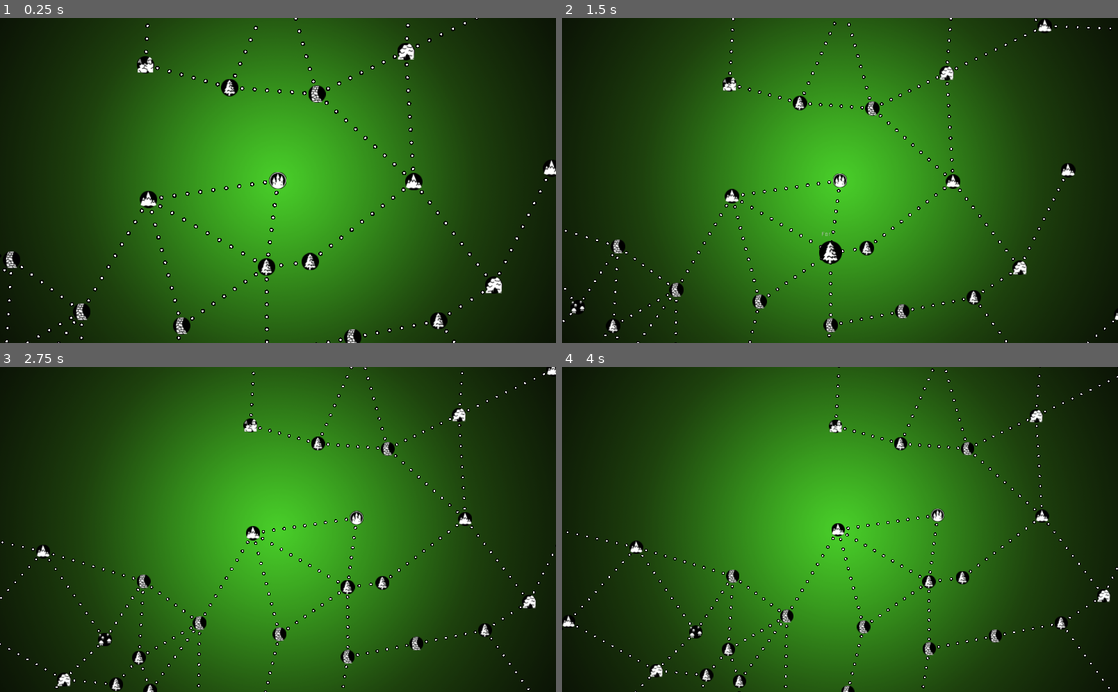
Above: before the commit, frames 1-4 (two rows, left to right).
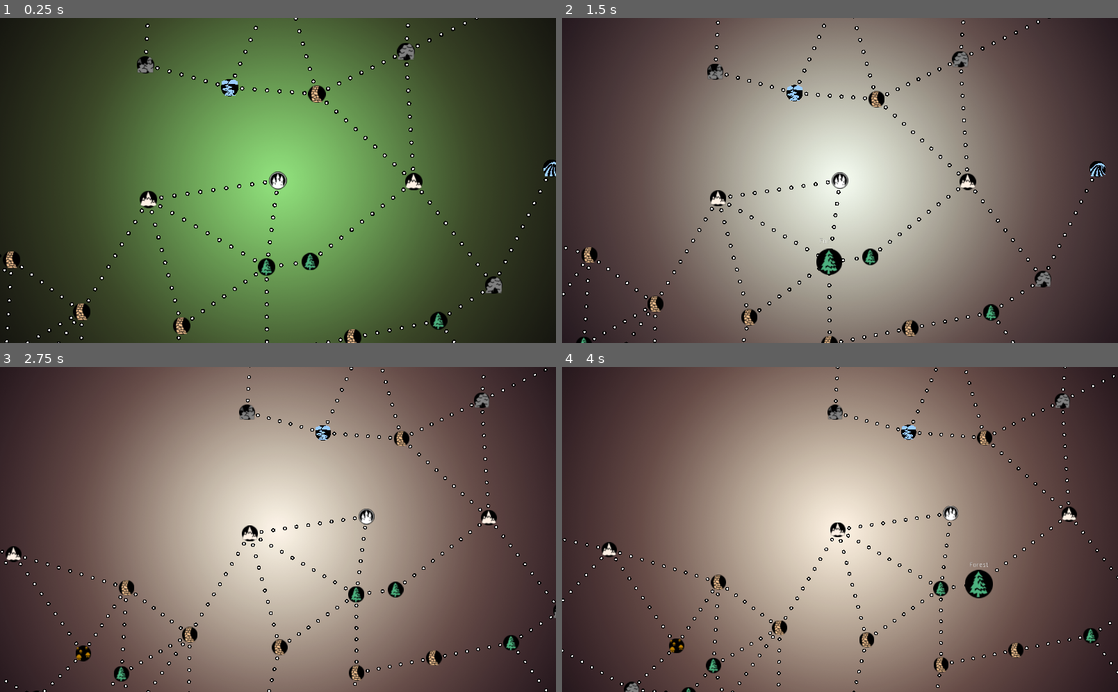
Above: after the commit, the same moments.

Repository: JRHard771/Fare
Game: Godot game, scene res://WorldMap.tscn
Same seed, same stepped clock (60 frames per second), same inputs: the game is played once before the commit and once after it.
Inputs (mouse positions are in pixels of both pictures, inside the frame that each line leads up to):
- Up to frame 1 (0.25 s): no input
- Up to frame 2 (1.5 s): hold = (zoom_in) 0.53-1.28 s; tap - (zoom_out) at 0.8, 1.35 s; move the mouse to (828, 261) at 1.27 s
- Up to frame 3 (2.75 s): tap = (zoom_in) at 1.55 s; move the mouse to (161, 545) at 2.02 s; press the mouse at (161, 545) at 2.03 s; tap - (zoom_out) at 2.3 s
- Up to frame 4 (4 s): move the mouse to (912, 656) at 2.77 s; release the mouse at (912, 656) at 2.78 s; tap = (zoom_in) at 2.85 s; move the mouse to (973, 584) at 3.52 s; hold - (zoom_out) from 3.53 s (still down)

The runs differ from the first frame. In frame 1, 73% of the frame differs, in the area x 1-100%, y 0-100%; in frame 2, 100%; in frame 3, 100%; in frame 4, 100%, in the area x 0-100%, y 0-100%.

Commit message:
Color effects and camera interpolation

Diff:
--- a/Camera2D.gd
+++ b/Camera2D.gd
@@ -1,6 +1,7 @@
 extends Camera2D
 
 onready var dest = position
+var zoom_dest = zoom
 
 # Called when the node enters the scene tree for the first time.
 func _ready():
@@ -12,18 +13,20 @@
 	return vector
 
 func _process(delta):
+	var vinny = get_node("Vignette")
 	position = position.linear_interpolate(dest, delta * 2)
+	zoom = zoom.linear_interpolate(zoom_dest, delta * 2)
+	vinny.scale = zoom
 
 func _input(event):
-	var vinny = get_node("Vignette")
 	if event.is_action_pressed("zoom_in"):
-		zoom -= Vector2(0.1, 0.1)
+		zoom_dest -= Vector2(0.1, 0.1)
 	if event.is_action_pressed("zoom_out"):
-		zoom += Vector2(0.15, 0.15)
-	if zoom.x < 0.3:
-		zoom = Vector2(0.3, 0.3)
-	zoom = zoom.clamped(3.0)
-	vinny.scale = zoom
+		zoom_dest += Vector2(0.15, 0.15)
+	if zoom_dest.x < 0.3:
+		zoom_dest = Vector2(0.3, 0.3)
+	zoom_dest = zoom_dest.clamped(3.0)
 
 func go_to_player():
 	dest = Player.location.position
+	zoom_dest = Vector2(1, 1)
--- a/MapNode.gd
+++ b/MapNode.gd
@@ -27,15 +27,16 @@
 	if node.exits.find(self) == -1:
 		node.exits.append(self)
 
+func set_terrain(t, tdict):
+	type = t
+	var sprite = get_node("Sprite")
+	sprite.texture = tdict['image']
+	sprite.self_modulate = tdict['color']
+	set_label(t.capitalize())
+
 func set_label(text):
 	var label = get_node("CenterContainer/Label")
 	label.text = text
-
-func set_texture(resource, set_scale=0.0625):
-	var sprite = get_node("Sprite")
-	sprite.texture = resource
-	sprite.scale.x = set_scale
-	sprite.scale.y = set_scale
 
 func _on_mouse_entered():
 	selected = true
--- a/MapNodeTree.gd
+++ b/MapNodeTree.gd
@@ -5,43 +5,63 @@
 var terrain = {
 	dungeon = {
 		pad = pow(160, 2),
-		image = preload("res://sprites/map/castle-ruins.png")
+		image = preload("res://sprites/map/castle-ruins.png"),
+		color = Color(0.5, 0.5, 0.5)
 		},
 	city = {
 		pad = pow(160, 2),
-		image = preload("res://sprites/map/castle.png")
+		image = preload("res://sprites/map/castle.png"),
+		color = Color(1.0, 1.0, 1.0)
 		},
 	cave = {
 		pad = pow(120, 2),
-		image = preload("res://sprites/map/cave-entrance.png")
+		image = preload("res://sprites/map/cave-entrance.png"),
+		color = Color(0.5, 0.5, 0.5)
+		},
+	village = {
+		pad = pow(80, 2),
+		image = preload("res://sprites/map/huts-village.png"),
+		color = Color(0.75, 0.5, 0.0)
+		},
+	mountain = {
+		pad = pow(240, 2),
+		image = preload("res://sprites/map/peaks.png"),
+		color = Color(1.0, 0.95, 0.9)
+		},
+	forest = {
+		pad = pow(80, 2),
+		image = preload("res://sprites/map/pine-tree.png"),
+		color = Color(0.3, 0.7, 0.5)
+		},
+	marker = {
+		pad = pow(80, 2),
+		image = preload("res://sprites/map/position-marker.png"),
+		color = Color(1.0, 1.0, 1.0)
+		},
+	road = {
+		pad = pow(160, 2),
+		image = preload("res://sprites/map/stone-path.png"),
+		color = Color(1.0, 0.8, 0.6)
+		},
+	ocean = {
+		pad = pow(240, 2),
+		image = preload("res://sprites/map/big-wave.png"),
+		color = Color(0.6, 0.8, 1.0)
+		},
+	river = {
+		pad = pow(80, 2),
+		image = preload("res://sprites/map/river.png"),
+		color = Color(0.6, 0.8, 1.0)
 		},
 	door = {
 		pad = pow(80, 2),
-		image = preload("res://sprites/map/exit-door.png")
-		},
-	village = {
-		pad = pow(80, 2),
-		image = preload("res://sprites/map/huts-village.png")
-		},
-	mountain = {
-		pad = pow(240, 2),
-		image = preload("res://sprites/map/peaks.png")
-		},
-	forest = {
-		pad = pow(80, 2),
-		image = preload("res://sprites/map/pine-tree.png")
-		},
-	marker = {
-		pad = pow(80, 2),
-		image = preload("res://sprites/map/position-marker.png")
-		},
-	road = {
-		pad = pow(160, 2),
-		image = preload("res://sprites/map/stone-path.png")
+		image = preload("res://sprites/map/exit-door.png"),
+		color = Color(0.75, 0.5, 0.0)
 		},
 	room = {
 		pad = pow(80, 2),
-		image = preload("res://sprites/map/stone-sphere.png")
+		image = preload("res://sprites/map/stone-sphere.png"),
+		color = Color(0.5, 0.5, 0.5)
 		}
 	}
 
@@ -86,10 +106,9 @@
 	if check_spawn(parent.position + edge, type):
 		var new_node = MapNode.instance()
 		new_node.position = parent.position + edge
-		new_node.type = type
-		new_node.set_texture(terrain[type]['image'])
-		new_node.set_label(type.capitalize())
+		new_node.set_terrain(type, terrain[type])
 		new_node.add_to_group('MapNodes')
+		new_node.add_to_group(type)
 		new_node.add_to_group('Open Nodes')
 		add_child(new_node)
 		add_path(parent, new_node)
@@ -101,10 +120,9 @@
 			if check_spawn(parent.position + edge, type):
 				var new_node = MapNode.instance()
 				new_node.position = parent.position + edge
-				new_node.type = type
-				new_node.set_texture(terrain[type]['image'])
-				new_node.set_label(type.capitalize())
+				new_node.set_terrain(type, terrain[type])
 				new_node.add_to_group('MapNodes')
+				new_node.add_to_group(type)
 				new_node.add_to_group('Open Nodes')
 				add_child(new_node)
 				add_path(parent, new_node)
@@ -132,15 +150,38 @@
 		n.remove_child(ray)
 	ray.free()
 
+func generate_rivers():
+	for n in get_tree().get_nodes_in_group('mountain'):
+		var node = null
+		for o in n.exits:
+			if o.type == 'forest' and randi()%5 == 0:
+				node = o
+				break
+		if node:
+			var run = true
+			while run:
+				node.set_terrain('river', terrain['river'])
+				node.remove_from_group('forest')
+				node.add_to_group('river')
+				run = false
+				for x in node.exits:
+					if x.type == 'forest':
+						run = true
+						node = x
+						break
+		if n.exits.size() == 1:
+			n.set_terrain('ocean', terrain['ocean'])
+			n.remove_from_group('mountain')
+			n.add_to_group('ocean')
+
 # Called when the node enters the scene tree for the first time.
 func _ready():
 	randomize()
 	var root = MapNode.instance()
 	root.position = Vector2(0, 0)
-	root.type = 'city'
-	root.set_texture(terrain['city']['image'])
-	root.set_label('City')
+	root.set_terrain('city', terrain['city'])
 	root.add_to_group('MapNodes')
+	root.add_to_group('city')
 	add_child(root)
 	Player.location = root
 	populate(root)
@@ -149,3 +190,4 @@
 		for n in nodes:
 			populate(n)
 	loop_map_nodes()
+	generate_rivers()
--- /dev/null
+++ b/Vignette.gd
@@ -0,0 +1,14 @@
+extends Sprite
+
+var color_dest = modulate
+
+# Called when the node enters the scene tree for the first time.
+func _ready():
+	Player.connect("player_moved", self, "get_color_dest")
+
+# Called every frame. 'delta' is the elapsed time since the previous frame.
+func _process(delta):
+	modulate = modulate.linear_interpolate(color_dest, delta * 2)
+
+func get_color_dest():
+	color_dest = Player.location.get_node("Sprite").self_modulate
--- a/WorldMap.tscn
+++ b/WorldMap.tscn
@@ -1,9 +1,10 @@
-[gd_scene load_steps=5 format=2]
+[gd_scene load_steps=6 format=2]
 
 [ext_resource path="res://WorldMap.gd" type="Script" id=1]
 [ext_resource path="res://Camera2D.gd" type="Script" id=2]
 [ext_resource path="res://sprites/vignette.png" type="Texture" id=3]
-[ext_resource path="res://MapNodeTree.tscn" type="PackedScene" id=4]
+[ext_resource path="res://Vignette.gd" type="Script" id=4]
+[ext_resource path="res://MapNodeTree.tscn" type="PackedScene" id=5]
 
 [node name="Main" type="Node"]
 script = ExtResource( 1 )
@@ -16,5 +17,6 @@
 
 [node name="Vignette" type="Sprite" parent="Camera2D"]
 texture = ExtResource( 3 )
+script = ExtResource( 4 )
 
-[node name="MapNodeTree" parent="." instance=ExtResource( 4 )]
+[node name="MapNodeTree" parent="." instance=ExtResource( 5 )]
Binary file added: sprites/map/big-wave.png
Not shown, added: sprites/map/big-wave.png.import
Binary file added: sprites/map/river.png
Not shown, added: sprites/map/river.png.import
